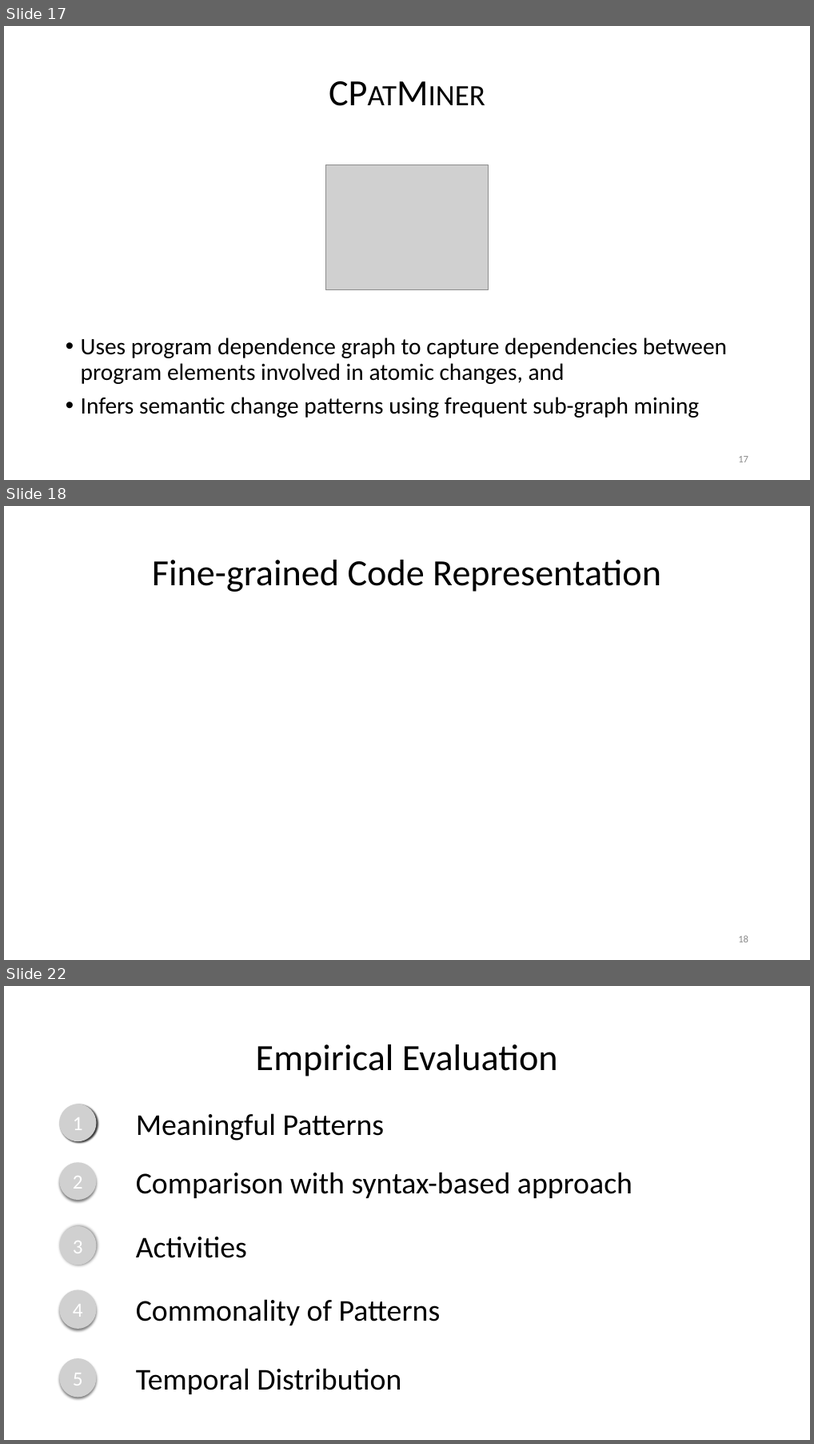
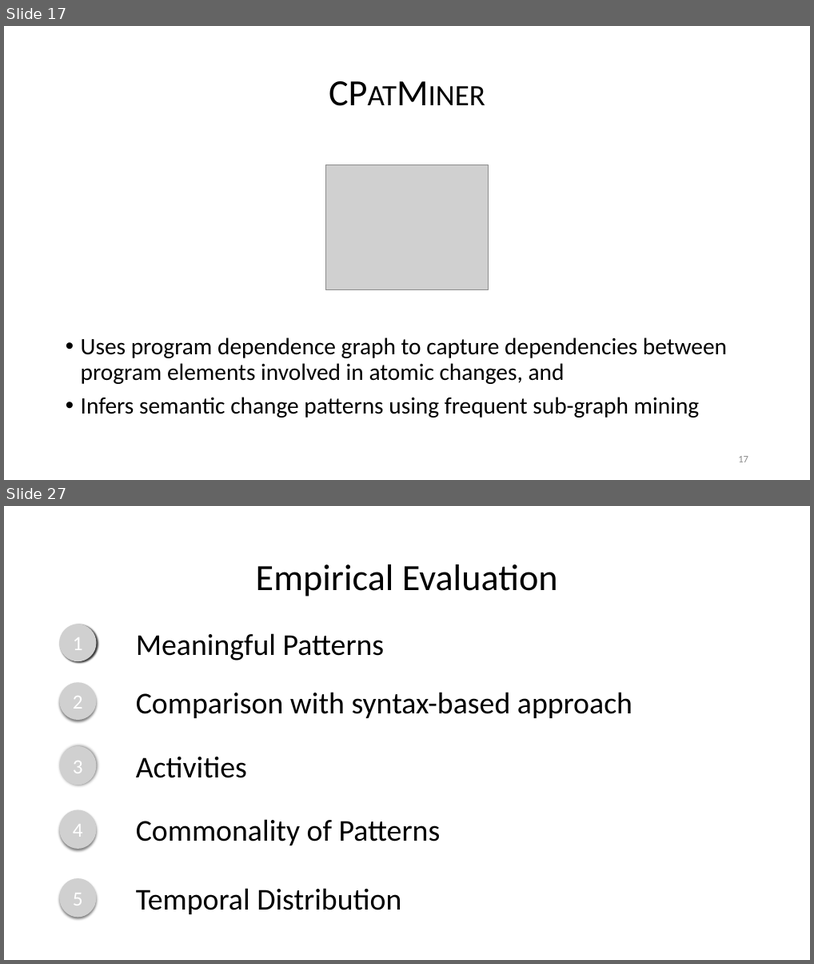
Before and after one commit to nguyenhoan/CPatMiner, a slide deck: CPatMiner_2.pptx. Shown one above the other, each under a label of ours: slides 17, 18 and 22 before the commit, slides 17 and 27 after it; the slides between them are not shown. The pictures are 814x1444 and 814x964 pixels, drawn with LibreOffice and Linux fonts; fonts in the diff are those of the drawing; grey boxes stand for pictures. Boxes give left, top, right and bottom in pixels: in the first picture for what was removed or moved away, otherwise in the second. Text is boxed around its words. In the diff, an @@ line names an element or a change of style, - is before the commit and + after.

```diff
--- a/CPatMiner_2.pptx
+++ b/CPatMiner_2.pptx
@@ slide 18 removed at (4, 506, 810, 960), background #FFFFFF @@
@@ title removed at (152, 560, 662, 592) @@
-Fine-grained Code Representation
@@ page number removed at (738, 935, 749, 942) @@
-18
@@ what was slide 22 is now slide 27 @@
```
Also in this commit, not shown: 5 slides changed, 7 slides added, 2 other slides removed.
